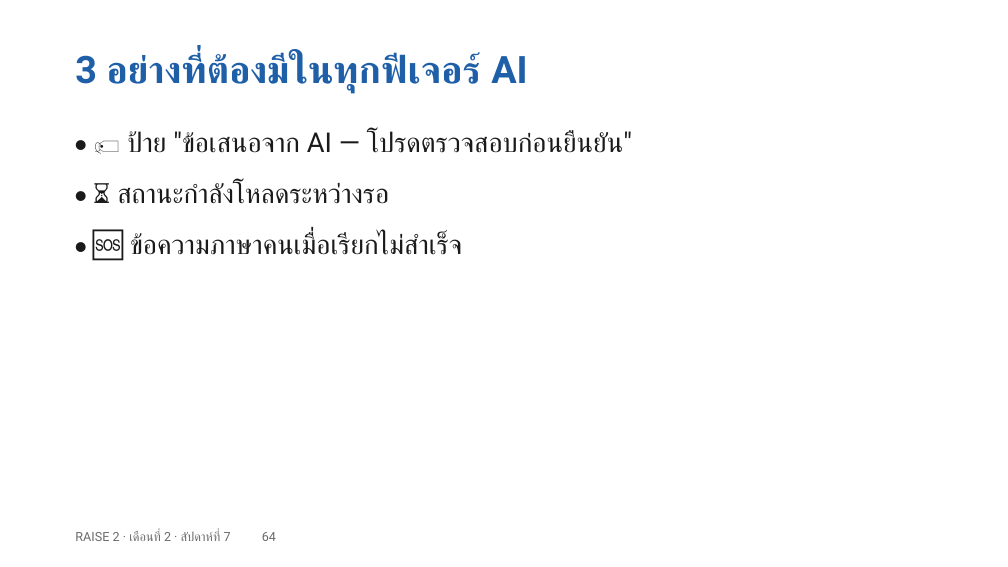
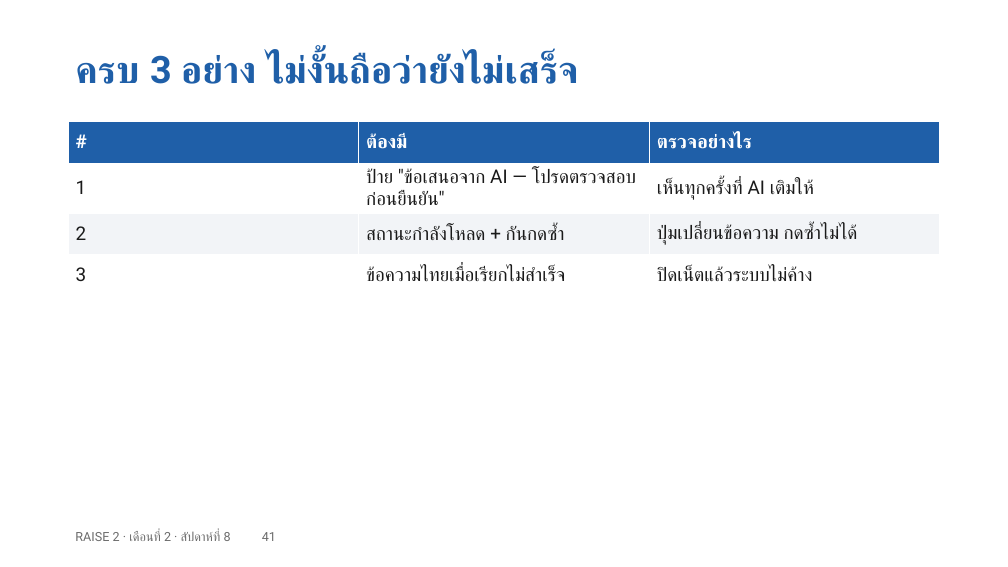
Before and after one commit to cnacha-mfu/raise2-module2, a slide deck: slide 41 of materials/week8/w8-slides.pptx (slide 64 before the commit). Drawn at 1008x567 pixels with LibreOffice and Linux fonts; fonts in the diff are those of the drawing. Boxes give left, top, right and bottom in pixels: in the first picture for what was removed or moved away, otherwise in the second. Text is boxed around its words. In the diff, an @@ line names an element or a change of style, - is before the commit and + after.

```diff
--- a/materials/week8/w8-slides.pptx
+++ b/materials/week8/w8-slides.pptx
@@ text at [75, 53, 579, 84]: text changed @@
-3 อย่างที่ต้องมีในทุกฟีเจอร์ AI
+ครบ 3 อย่าง ไม่งั้นถือว่ายังไม่เสร็จ
@@ table added at [68, 122, 939, 288], 4 rows, 3 columns @@
+# | ต้องมี | ตรวจอย่างไร
+1 | ป้าย "ข้อเสนอจาก AI — โปรดตรวจสอบก่อนยืนยัน" | เห็นทุกครั้งที่ AI เติมให้
+2 | สถานะกำลังโหลด + กันกดซ้ำ | ปุ่มเปลี่ยนข้อความ กดซ้ำไม่ได้
+3 | ข้อความไทยเมื่อเรียกไม่สำเร็จ | ปิดเน็ตแล้วระบบไม่ค้าง
@@ text removed at [143, 131, 632, 153] @@
-• 🏷️ ป้าย "ข้อเสนอจาก AI — โปรดตรวจสอบก่อนยืนยัน"
@@ text removed at [117, 182, 389, 204] @@
-• ⏳ สถานะกำลังโหลดระหว่างรอ
@@ text removed at [130, 233, 462, 255] @@
-• 🆘 ข้อความภาษาคนเมื่อเรียกไม่สำเร็จ
@@ text at [75, 531, 276, 541]: text changed @@
-RAISE 2 · เดือนที่ 2 · สัปดาห์ที่ 7 64
+RAISE 2 · เดือนที่ 2 · สัปดาห์ที่ 8 41
```
Also in this commit, not shown: 45 other slides changed, 23 slides added, 39 slides removed, 24 other files.
